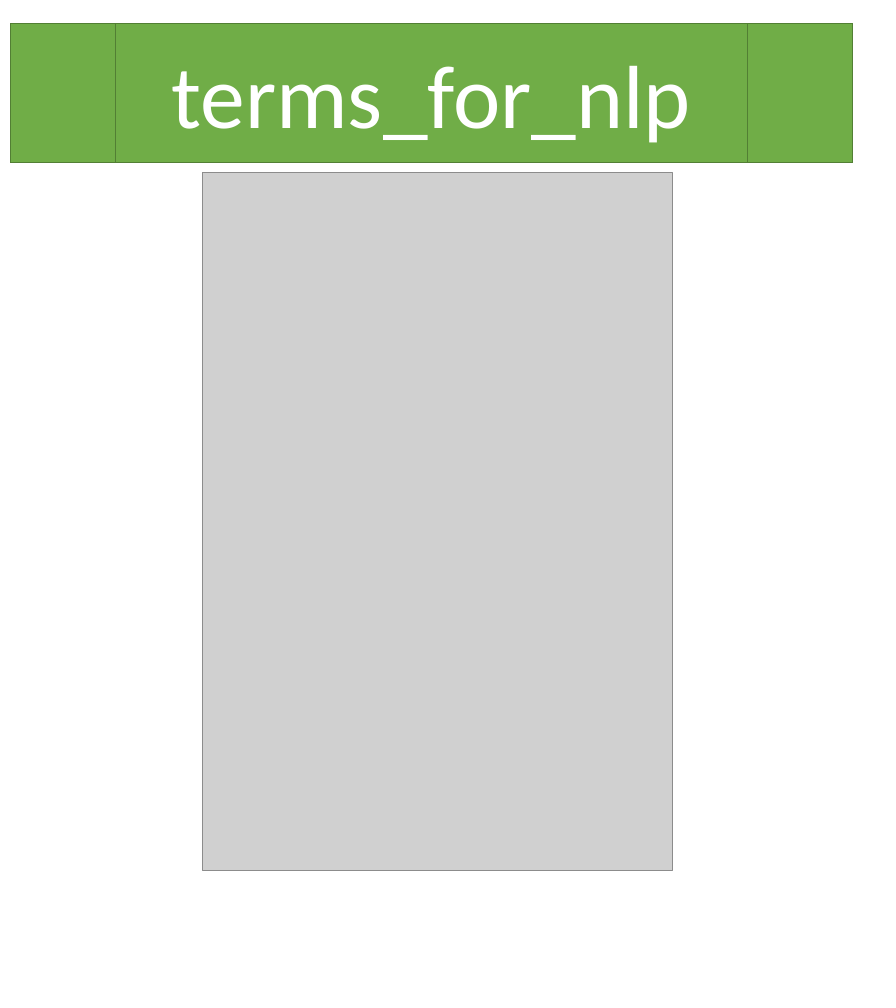
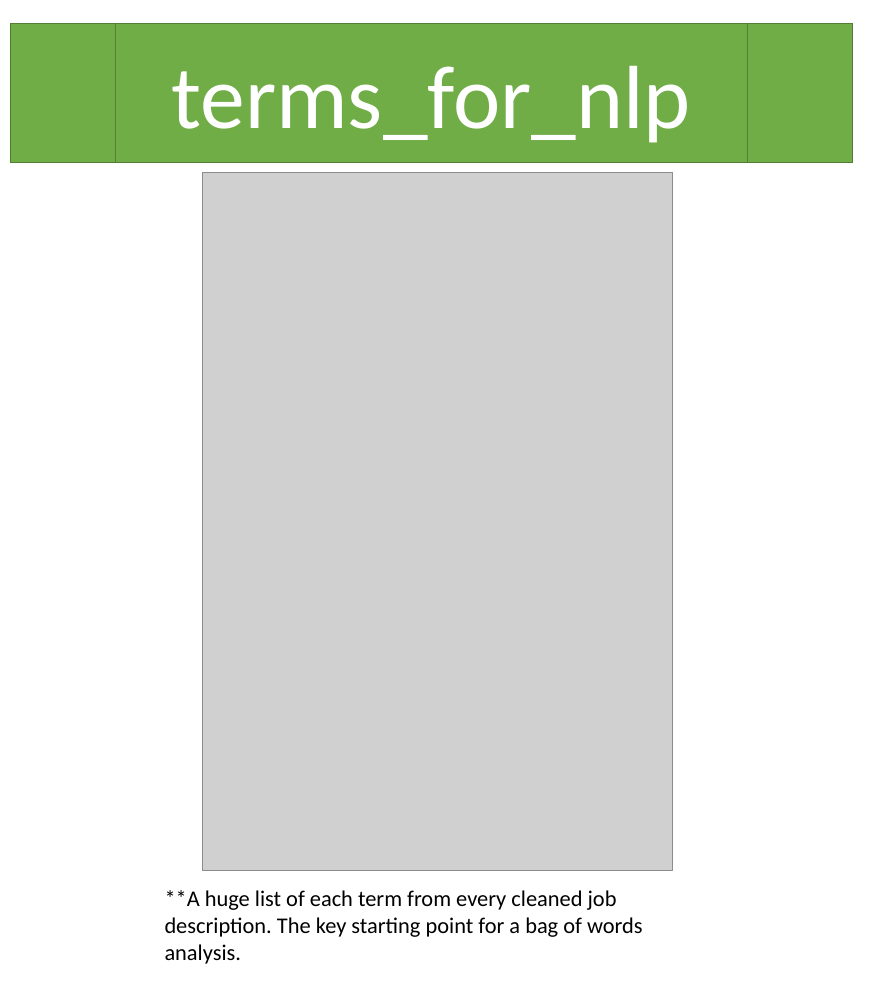
Before and after one commit to carycox97/dse_nlp, a slide deck: slide 7 of nlp_map.pptx. Drawn at 896x1008 pixels with LibreOffice and Linux fonts; fonts in the diff are those of the drawing; grey boxes stand for pictures. Boxes give left, top, right and bottom in pixels: in the first picture for what was removed or moved away, otherwise in the second. Text is boxed around its words. In the diff, an @@ line names an element or a change of style, - is before the commit and + after.

Commit message:
framing out single term search pseudo code

```diff
--- a/nlp_map.pptx
+++ b/nlp_map.pptx
@@ text added at [165,890,643,964], 24 pt, text #000000 @@
+**A huge list of each term from every cleaned job description. The key starting point for a bag of words analysis.
```
Also in this commit, not shown: 3 other slides changed, 3 slides added, 2 slides removed, 4 other files.
